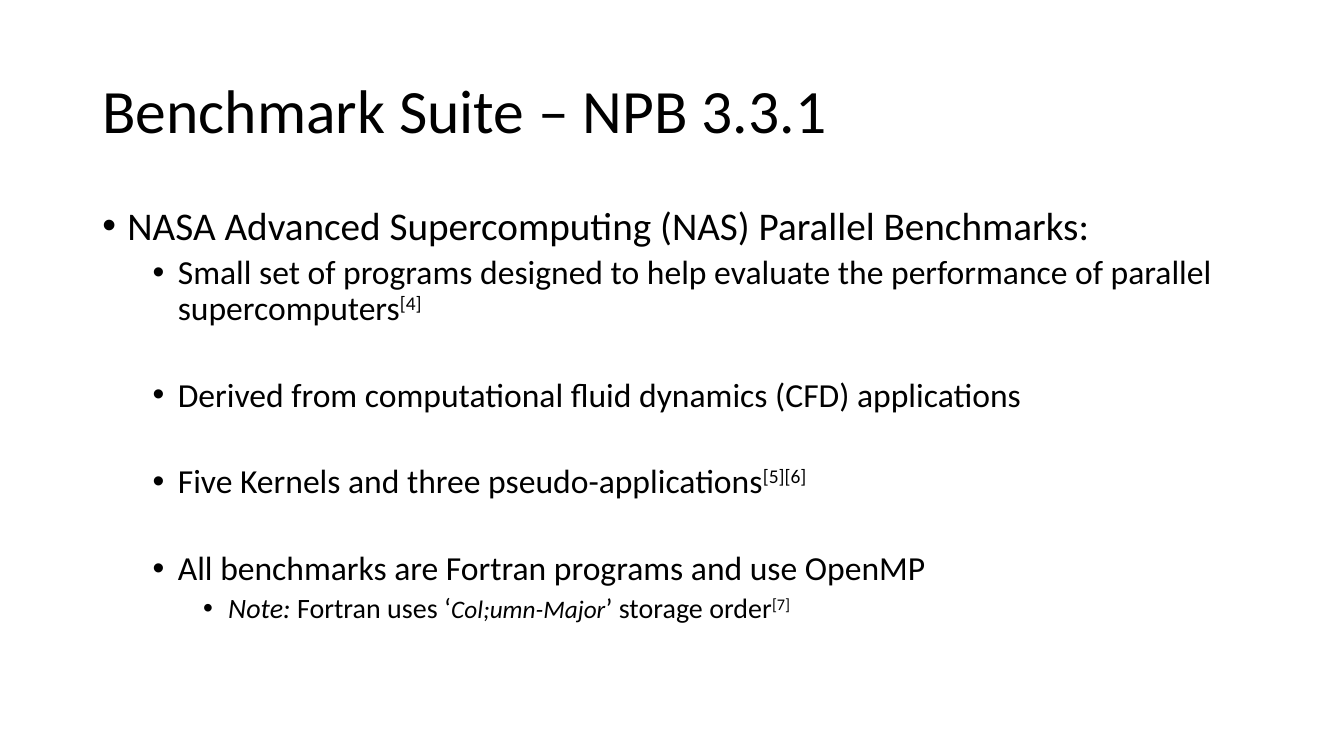
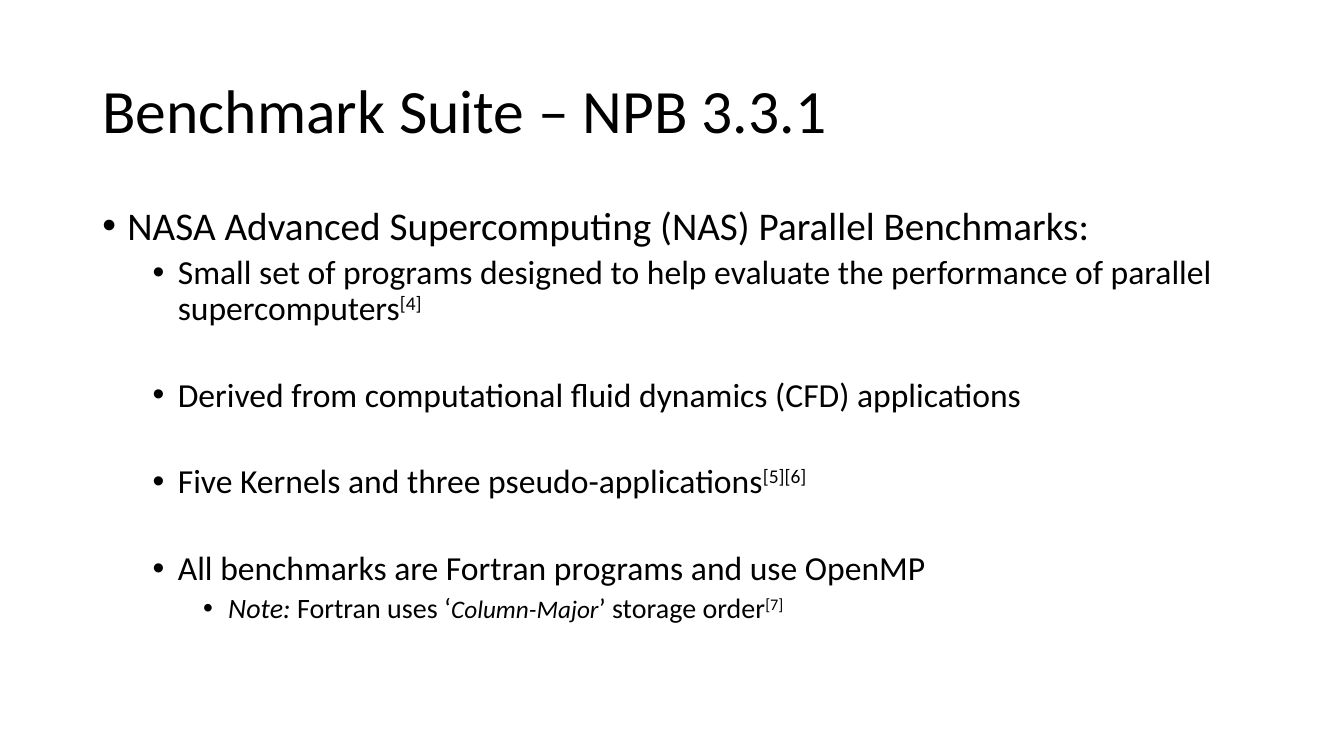
Before and after one commit to itomaldonado/multiprocessor-benchmarking-exploration, a slide deck: slide 5 of presentation.ppt. Drawn at 1344x756 pixels with LibreOffice and Linux fonts; fonts in the diff are those of the drawing. Boxes give left, top, right and bottom in pixels: in the first picture for what was removed or moved away, otherwise in the second. Text is boxed around its words. In the diff, an @@ line names an element or a change of style, - is before the commit and + after.

```diff
--- a/presentation.ppt
+++ b/presentation.ppt
@@ text at (228,598,783,623): text changed @@
-    • Note: Fortran uses ‘Col;umn-Major’ storage order[7]
+    • Note: Fortran uses ‘Column-Major’ storage order[7]
```
Also in this commit, not shown: 2 other slides changed, 1 other file.
